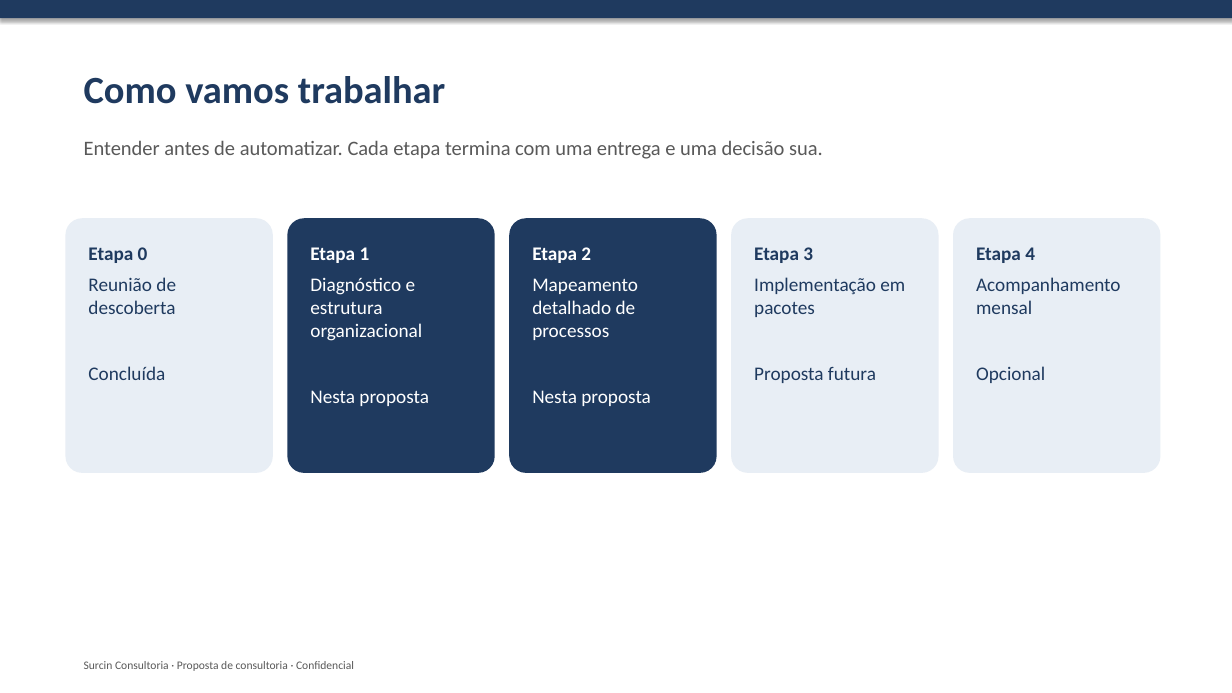
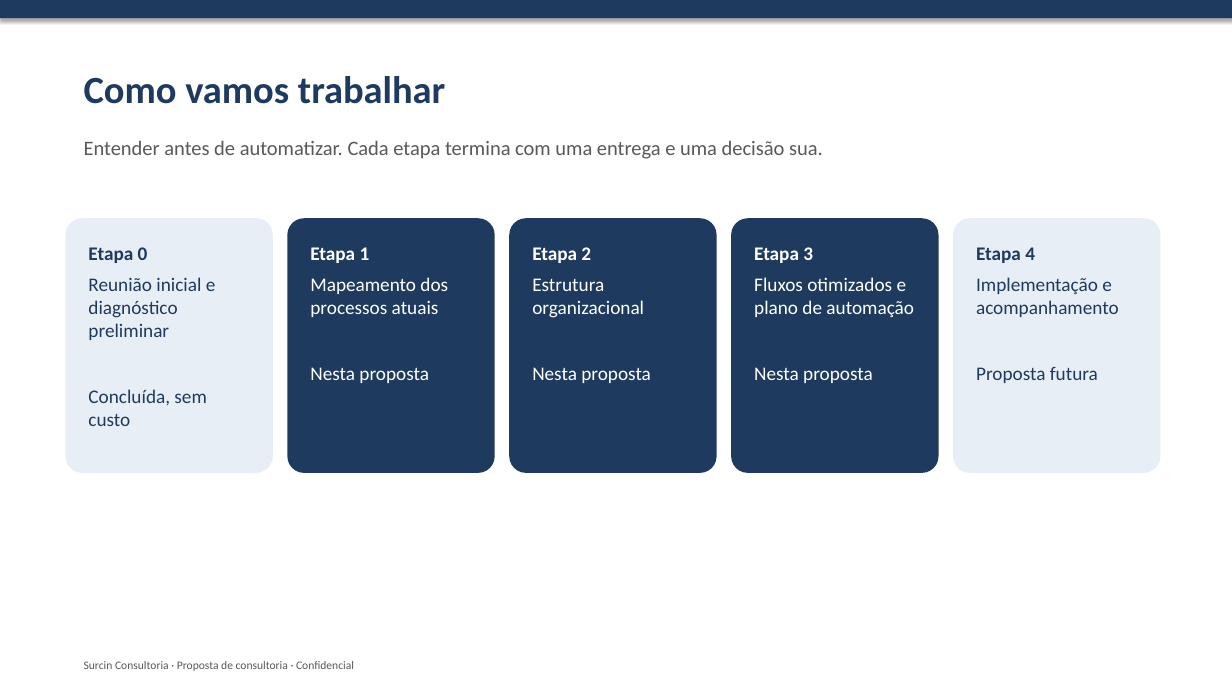
Before and after one commit to rromao-DS/Sourcin-Consultoria, a slide deck: slide 3 of proposta-surcin/06-apresentacao-proposta.pptx. Drawn at 1232x693 pixels with LibreOffice and Linux fonts; fonts in the diff are those of the drawing. Boxes give left, top, right and bottom in pixels: in the first picture for what was removed or moved away, otherwise in the second. Text is boxed around its words. In the diff, an @@ line names an element or a change of style, - is before the commit and + after.

```diff
--- a/proposta-surcin/06-apresentacao-proposta.pptx
+++ b/proposta-surcin/06-apresentacao-proposta.pptx
@@ rounded rectangle "Etapa 3" at (731,218,938,473): fill #E8EEF5 to #1F3A5F @@
@@ text in rounded rectangle at (754,247,813,263): text colour #1F3A5F to #FFFFFF in "Etapa 3" @@
@@ text in rounded rectangle at (88,277,216,426): text changed @@
-Reunião de descoberta
-Concluída
+Reunião inicial e diagnóstico preliminar
+Concluída, sem custo
@@ text in rounded rectangle at (310,277,448,317): text changed @@
-Diagnóstico e estrutura organizacional
+Mapeamento dos processos atuais
@@ text in rounded rectangle at (532,278,644,318): text changed @@
-Mapeamento detalhado de processos
+Estrutura organizacional
@@ text in rounded rectangle at (754,277,914,383): text changed; text colour #1F3A5F to #FFFFFF @@
-Implementação em pacotes
-Proposta futura
+Fluxos otimizados e plano de automação
+Nesta proposta
@@ text in rounded rectangle at (976,277,1119,383): text changed @@
-Acompanhamento mensal
-Opcional
+Implementação e acompanhamento
+Proposta futura
```
Also in this commit, not shown: 4 other slides changed, 7 other files.
